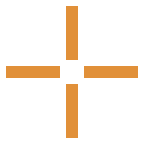
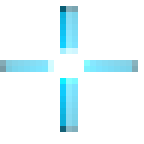
Layers edited between the first and the second 144px x 144px image:
added layer "NewLayer" above "Layer" over 0, 6, 138, 132
hid "Layer" over 6, 6, 138, 138
